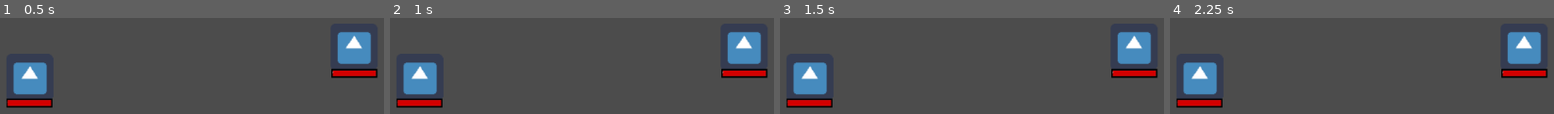
Above: before the commit, frames 1-4 (left to right).
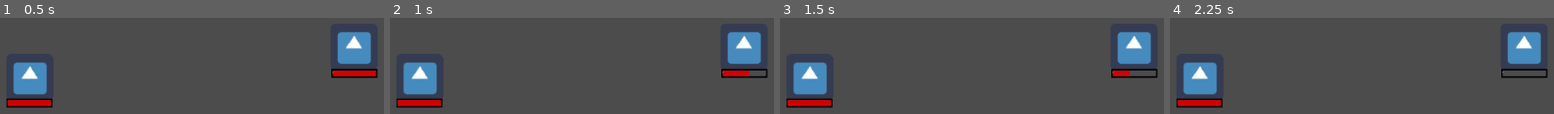
Above: after the commit, the same moments.

Repository: h19mili/TBRPG
Game: Godot game, scene res://test.tscn
Same seed, same stepped clock (60 frames per second), same inputs: the game is played once before the commit and once after it. The engine's default icon, where the game draws it, is replaced by a stand-in: a white triangle on a blue panel in a dark square.
Inputs:
- Up to frame 1 (0.5 s): no input
- Up to frame 2 (1 s): tap Enter (ui_accept) at 0.5, 0.77 s; hold Right (ui_right) from 0.53 s (still down)
- Up to frame 3 (1.5 s): tap Enter (ui_accept) at 1.25 s; release Right (ui_right) at 1.28 s; hold Down (ui_down) from 1.28 s (still down)
- Up to frame 4 (2.25 s): tap Enter (ui_accept) at 1.52, 2 s; release Down (ui_down) at 2.03 s; hold Right (ui_right) from 2.03 s (still down)

Frame 1 is identical in both runs. In frame 2, 0.3% of the frame differs, in the area x 93-99%, y 54-61%; in frame 3, 0.4%; in frame 4, 0.7%, in the area x 86-99%, y 54-61%.
Error after the commit: Attempt to call function 'Done' in base 'null instance' on a null instance. (res://Combatant.gd:24)

Commit message:
4th push

Diff:
--- /dev/null
+++ b/A-Action.gd
@@ -0,0 +1,11 @@
+extends Node
+
+
+func _ready():
+	pass
+
+func _process(delta):
+	pass
+
+func Attack_action():
+	pass
--- a/Combatant.gd
+++ b/Combatant.gd
@@ -10,7 +10,7 @@
 signal Dmg
 signal Player
 signal completed
-onready var Healthbar = get_node("KinematicBody2D/Player_health")
+onready var Health = get_node("KinematicBody2D/Player_health")
 
 func _ready():
 
@@ -21,13 +21,14 @@
 		emit_signal("Dmg")
 	if Input.is_action_just_pressed("ui_right"):
 		print(CM_HP)
-		emit_signal("completed")
+		get_node("TurnQ").Done("completed")
 		print("Jag är klar")
 	if Input.is_action_just_pressed("ui_down"):
 		print("hi")
 
 func _on_Monster_Mdmg():
-	get_node("KinematicBody2D/Player_health").value(1.0)
+	CM_HP -= 1
+	get_node("KinematicBody2D/Player_health").value = CM_HP
 	print (CM_HP)
 
 func init(Max_HP, CM_HP):
@@ -38,6 +39,7 @@
 	self.Max_HP = Max_HP * 1.0
 	self.CM_HP = clamp((CM_HP - value), 0, Max_HP)
 	update()
+	CM_HP < 0
 
 func update():
 	var percentage = CM_HP / Max_HP
--- a/Combatant.tscn
+++ b/Combatant.tscn
@@ -1,9 +1,10 @@
-[gd_scene load_steps=7 format=2]
+[gd_scene load_steps=8 format=2]
 
 [ext_resource path="res://Combatant.gd" type="Script" id=1]
 [ext_resource path="res://icon.png" type="Texture" id=2]
 [ext_resource path="res://bar(2).png" type="Texture" id=3]
 [ext_resource path="res://bar(1).png" type="Texture" id=4]
+[ext_resource path="res://A-Action.gd" type="Script" id=5]
 
 [sub_resource type="RectangleShape2D" id=1]
 extents = Vector2( 31.5209, 28.607 )
@@ -40,3 +41,6 @@
 value = 10.0
 texture_under = ExtResource( 3 )
 texture_progress = ExtResource( 4 )
+
+[node name="A-Action" type="Node" parent="."]
+script = ExtResource( 5 )
--- a/Monster.gd
+++ b/Monster.gd
@@ -3,6 +3,7 @@
 class_name Battler_M
 
 export var Max_HP : int
+export var CM_HP : int
 export var STR : int
 export var Speed : int
 signal Mdmg
@@ -17,8 +18,20 @@
 		emit_signal("completed")
 
 func _on_Combatant_Dmg():
-	print (Max_HP)
-	pass # Replace with function body.
+	CM_HP -= 1
+	get_node("KinematicBody2D/Monster_health").value = CM_HP
+	print (CM_HP)
 
+func init(Max_HP, CM_HP):
+	self.CM_HP = Max_HP * 1.0
+	self.CM_HP = clamp(CM_HP * 1.0, 0, Max_HP)
+
+func Healthbar(value):
+	self.Max_HP = Max_HP * 1.0
+	self.CM_HP = clamp((CM_HP - value), 0, Max_HP)
+	update()
+
+func update():
+	var percentage = CM_HP / Max_HP
 func Stats():
 	Speed == 4
--- a/Monster.tscn
+++ b/Monster.tscn
@@ -15,6 +15,7 @@
 "_edit_group_": true
 }
 Max_HP = 5
+CM_HP = 5
 STR = 1
 
 [node name="KinematicBody2D" type="KinematicBody2D" parent="."]
@@ -30,7 +31,7 @@
 margin_top = 15.0647
 margin_right = 32.5763
 margin_bottom = 79.0647
-max_value = 10.0
-value = 10.0
+max_value = 5.0
+value = 5.0
 texture_over = ExtResource( 3 )
 texture_progress = ExtResource( 4 )
--- a/TurnQ.gd
+++ b/TurnQ.gd
@@ -20,7 +20,7 @@
 	print("BATTLERS efter: ")
 	print(Battlers)
 	Allfighter = get_child(0)
-	print(get_child(0))
+	#print(get_child(0))
 	play_turn()
 	#active_monster = get_child(0)
 	#_next_battler()
@@ -28,11 +28,11 @@
 
 func play_turn():
 	yield(Allfighter, "completed")
-	print("aaa")
+	print("fight")
 	var new_index : int = (Allfighter.get_index() + 1) % get_child_count()
 	Allfighter = get_child(new_index)
 	#_next_battler()
-	print (new_index)
+	print (get_child_count())
 
 static func sort_players(a : Battler_M, b : Battler) -> bool:
 	return a.Speed > b.Speed
